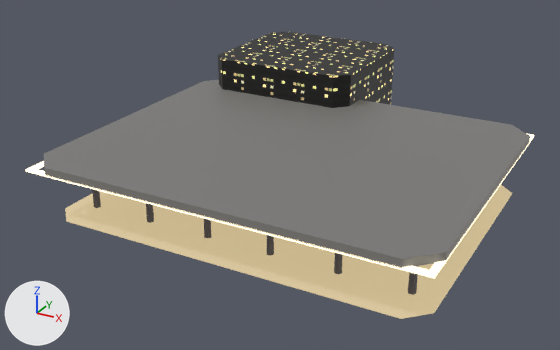
The glTF model dashboard/public/models/woodlands-checkpoint.glb as it was, and as the next commit left it.
One viewpoint serves both versions: a camera (50 mm lens) standing at (134.0, -255.0, 138.0) and looking at (-12.0, 10.0, 6.0). The axes (+X, +Y, +Z) are drawn at lower left. The lights are the same throughout. The first picture is the older version.

The older version as bpy lines, for what is in view:
```python
mat_wdl_lanes = principled_material('wdl-lanes')
mat_wdl_lanes.base_color = (0.16, 0.14, 0.11)  # brown #6f695d
mat_wdl_lanes.roughness = 0.85
mat_wdl_lanes.emission_color = (0.55, 0.44, 0.247)  # beige #c4b188
mat_wdl_lanes.emission_strength = 1.0
me_apron = bpy.data.meshes.new('apron')
me_apron.from_pydata(...)  # 16 vertices, 28 faces; spans x -77.0..77.0, y -58.0..58.0, z 0.0..1.0
me_apron.materials.append(mat_wdl_lanes)  # brown #6f695d, glowing beige #c4b188
me_canopy = bpy.data.meshes.new('canopy')
me_canopy.from_pydata(...)  # 16 vertices, 28 faces; spans x -80.0..80.0, y -65.0..65.0, z 22.0..25.0
me_canopy.materials.append(mat_wdl_roof)  # grey #6c6f76
me_hall = bpy.data.meshes.new('hall')
me_hall.from_pydata(...)  # 16 vertices, 28 faces; spans x -70.4..0.0, y 48.1..113.1, z 0.0..40.0
me_hall.materials.append(mat_wdl_block)
ob_apron = bpy.data.objects.new('apron', me_apron)
ob_apron.location = (0.0, 0.0, 0.0)
ob_canopy = bpy.data.objects.new('canopy', me_canopy)
ob_canopy.location = (0.0, 0.0, 0.0)
ob_hall = bpy.data.objects.new('hall', me_hall)
ob_hall.location = (0.0, 0.0, 0.0)
# also in view: 'canopy-rim' at (0.0, 0.0, 22.0); 'columns' at (0.0, 0.0, 11.0)
```
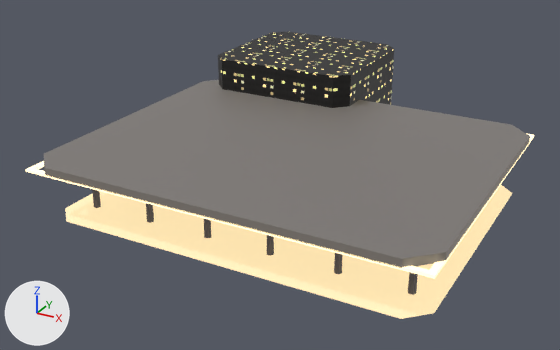
What differs and where, as boxes (x1, y1, x2, y2) in the pictures (560 x 350 px):
'apron', recoloured: (65, 185, 512, 319) in both

What the commit changed:
In material 'wdl-lanes' (mat_wdl_lanes), emission_color goes from (0.55, 0.44, 0.247) (beige #c4b188) to (0.894, 0.704, 0.391) (beige #f3daa8).
